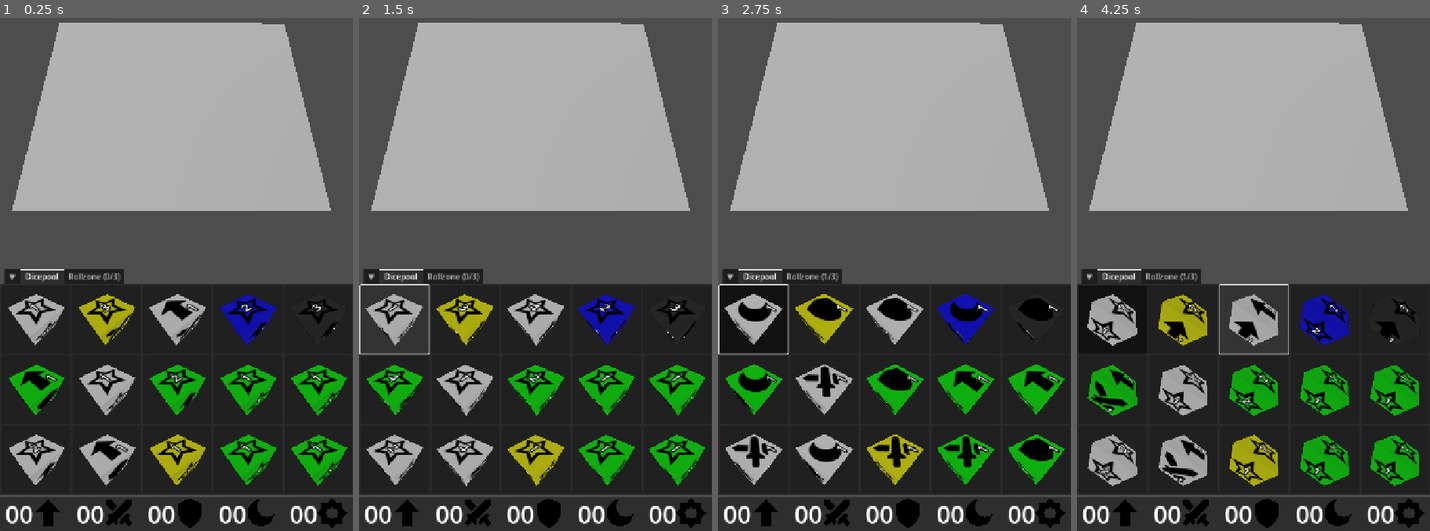
Above: before the commit, frames 1-4 (left to right).
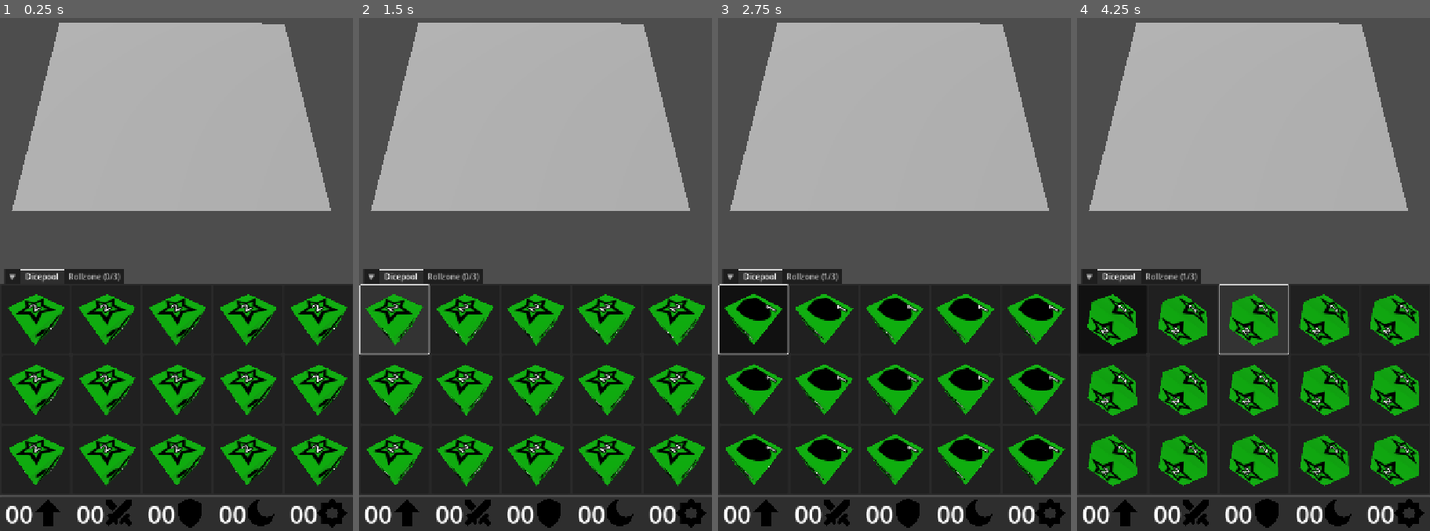
Above: after the commit, the same moments.

Repository: francocurotto/DDMre
Game: Godot game, scene res://test.tscn
Two runs of this game, one before a commit and one after it. Both use one fixed random seed, a clock stepped at 60 frames per second and the inputs below.
Inputs (mouse positions are in pixels of both pictures, inside the frame that each line leads up to):
- Up to frame 1 (0.25 s): no input
- Up to frame 2 (1.5 s): click (394, 320) at 0.52 s; click (394, 320) at 1.27 s
- Up to frame 3 (2.75 s): click (753, 320) at 2.02 s
- Up to frame 4 (4.25 s): move the mouse to (1331, 187) at 2.77 s; click (1331, 187) at 2.92 s; drag from (1182, 248) to (1235, 341) at 3.52 s

The runs differ from the first frame. In frame 1, 7.6% of the frame differs, in the area x 2-99%, y 53-92%; in frame 2, 7.0%; in frame 3, 6.6%; in frame 4, 8.6%, in the area x 2-97%, y 53-92%.

Commit message:
testing crest crestation

Diff:
--- a/test.gd
+++ b/test.gd
@@ -25,7 +25,8 @@
 	# initialize dicepool
 	for i in DICEPOOL_SIZE:
 		# get a random dice
-		var rand_dice = dicelib[str(rng.randi_range(1,len(dicelib)))]
+		#var rand_dice = dicelib[str(rng.randi_range(1,len(dicelib)))]
+		var rand_dice = dicelib["3"]
 		# set dicepool dice
 		%DiceGUI.set_dice(i, rand_dice)
 #endregion
